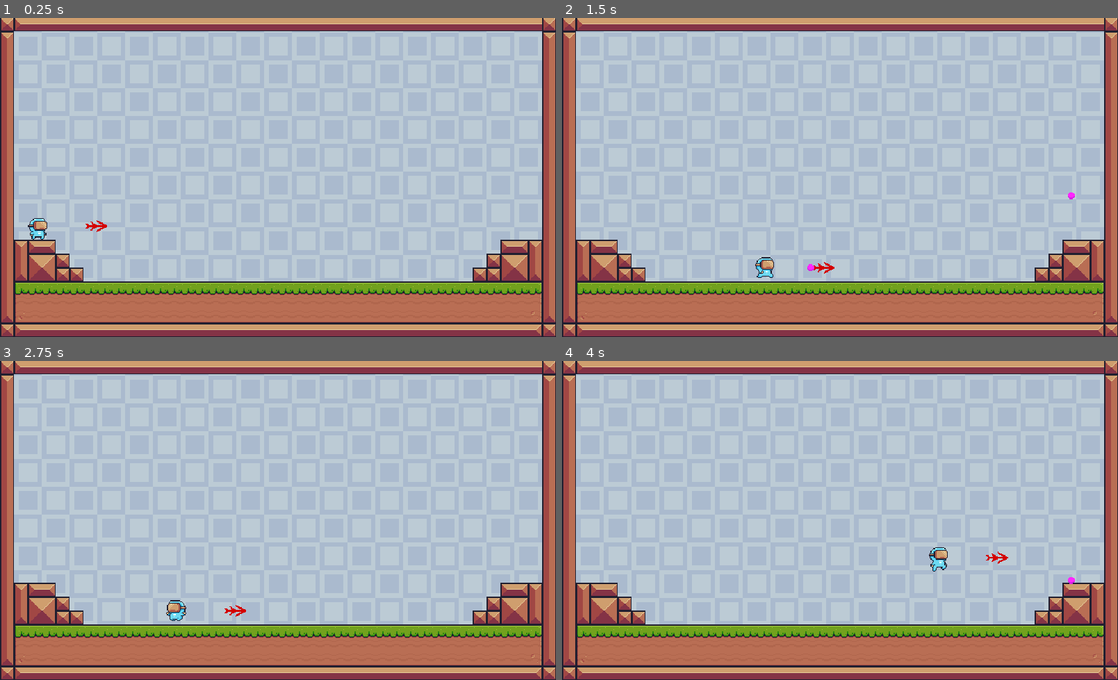
Above: before the commit, frames 1-4 (two rows, left to right).
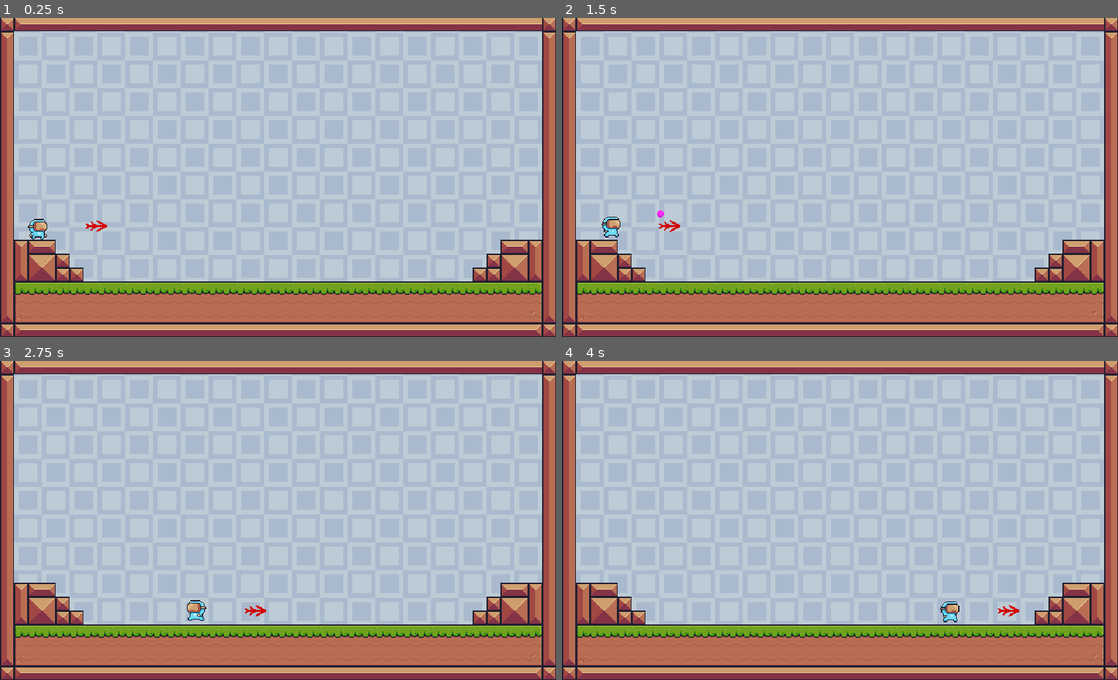
Above: after the commit, the same moments.

Repository: caphillips1/charlies-platformer
Game: Godot game, scene res://scenes/world.tscn
Same seed, same stepped clock (60 frames per second), same inputs: the game is played once before the commit and once after it.
Inputs:
- Up to frame 1 (0.25 s): no input
- Up to frame 2 (1.5 s): tap Enter (ui_accept) at 0.5, 0.77 s; hold Right (ui_right) from 0.53 s (still down); tap Shift (shoot) at 0.6, 1.35 s
- Up to frame 3 (2.75 s): tap Enter (ui_accept) at 1.52 s; release Right (ui_right) at 2.03 s; hold Left (ui_left) from 2.03 s (still down); tap Shift (shoot) at 2.1 s
- Up to frame 4 (4 s): release Left (ui_left) at 2.78 s; hold Right (ui_right) from 2.78 s (still down); tap Shift (shoot) at 2.85, 3.6 s; tap Enter (ui_accept) at 3.02, 3.77 s

The runs differ from the first frame. In frame 1, 0.1% of the frame differs, in the area x 5-9%, y 62-69%; in frame 2, 0.5%, in the area x 7-93%, y 54-82%; in frame 3, 0.5%; in frame 4, 0.5%.

Commit message:
Added recoil based physics for traversal mechanics

Diff:
--- a/projectile.gd
+++ b/projectile.gd
@@ -2,6 +2,7 @@
 
 @export var speed := 600.0
 var direction := Vector2.ZERO
+var velocity := Vector2.ZERO
 
 # Called when the node enters the scene tree for the first time.
 func _ready() -> void:
@@ -9,5 +10,17 @@
 
 
 # Called every frame. 'delta' is the elapsed time since the previous frame.
-func _process(delta: float) -> void:
-	position += direction * speed * delta
+func _physics_process(delta: float) -> void:
+	#position += direction * speed * delta
+
+	#Apply gravity
+	velocity.y += gravity * delta
+	#Move projectile
+	position += velocity * delta
+
+func launch(direction: Vector2):
+	#Set initial velocity
+	velocity = direction.normalized() * speed
+
+func _on_body_entered(body: Node2D) -> void:
+	queue_free()
--- a/projectile.tscn
+++ b/projectile.tscn
@@ -4,9 +4,10 @@
 [ext_resource type="Script" uid="uid://bvoks38r0s5bx" path="res://projectile.gd" id="1_qxf0c"]
 
 [sub_resource type="CircleShape2D" id="CircleShape2D_qxf0c"]
-radius = 4.0
+radius = 5.0
 
 [node name="Projectile" type="Area2D"]
+collision_layer = 3
 collision_mask = 16
 script = ExtResource("1_qxf0c")
 
@@ -18,3 +19,5 @@
 shape = SubResource("CircleShape2D_qxf0c")
 
 [node name="Timer" type="Timer" parent="."]
+
+[connection signal="body_entered" from="." to="." method="_on_body_entered"]
--- a/scenes/player.gd
+++ b/scenes/player.gd
@@ -2,14 +2,16 @@
 
 const SPEED := 200.0
 const JUMP_VELOCITY := -400.0
-const GRAVITY := 1200.0
+const GRAVITY := 900.0
 const CROSSHAIR_RADIUS := 64.0
+const RECOIL_MULTIPLIER := 0.7  # lower = less powerful, 1.0 = full
 
 @onready var projectile_scene = preload("res://Projectile.tscn")
 @onready var spawn_point = $ProjectileSpawn
 @onready var sprite = $AnimatedSprite2D
 @onready var crosshair = $Crosshair
 
+var just_recoiled := false
 var last_aim_direction := Vector2.RIGHT  # default aim direction if stick is idle
 
 func _physics_process(delta: float) -> void:
@@ -22,11 +24,10 @@
 		Input.get_action_strength("aim_right") - Input.get_action_strength("aim_left"),
 		Input.get_action_strength("aim_down") - Input.get_action_strength("aim_up")
 	)
-
 	if aim_vector.length() > 0:
 		last_aim_direction = aim_vector.normalized()
 
-	# Update crosshair based on last valid aim direction
+	# Update crosshair
 	crosshair.global_position = global_position + last_aim_direction * CROSSHAIR_RADIUS
 	crosshair.rotation = last_aim_direction.angle() + PI / 2
 
@@ -38,17 +39,42 @@
 	if Input.is_action_just_pressed("shoot"):
 		var p = projectile_scene.instantiate()
 		p.global_position = spawn_point.global_position
-		p.direction = last_aim_direction
 		get_tree().current_scene.add_child(p)
 
-	# Horizontal movement input
+		var launch_direction = last_aim_direction.normalized()
+		var projectile_speed = p.speed
+		p.launch(launch_direction)
+
+		if is_on_floor():
+			# Compute opposite recoil
+			var recoil_vector = -launch_direction * projectile_speed * RECOIL_MULTIPLIER
+			# Boost horizontal component significantly
+			var horizontal_boost := 400.0
+
+			# Apply the final velocity
+			velocity = recoil_vector
+
+
+			var extra_horizontal := 0.0 * RECOIL_MULTIPLIER
+			if recoil_vector.x < 0:
+				velocity.x -= extra_horizontal
+			elif recoil_vector.x > 0:
+				velocity.x += extra_horizontal
+			else:
+				velocity.x += extra_horizontal * (-1 if sprite.flip_h else 1)
+
+			just_recoiled = true
+
+	# Movement
+	if not just_recoiled and is_on_floor():
+		var direction := Input.get_axis("ui_left", "ui_right")
+		if direction:
+			velocity.x = direction * SPEED
+		else:
+			velocity.x = move_toward(velocity.x, 0, SPEED)
+
+	# Animation (run this regardless of recoil)
 	var direction := Input.get_axis("ui_left", "ui_right")
-	if direction:
-		velocity.x = direction * SPEED
-	else:
-		velocity.x = move_toward(velocity.x, 0, SPEED)
-
-	# Sprite flip and animation
 	if not is_on_floor():
 		sprite.play("jump")
 	elif direction < 0:
@@ -60,5 +86,11 @@
 	else:
 		sprite.play("idle")
 
-	# Apply movement
+	# Reset recoil flag
+	just_recoiled = false
+
+	# Debug: print horizontal velocity
+	print("vel.x =", velocity.x)
+
+	# Move the player
 	move_and_slide()
--- a/scenes/player.tscn
+++ b/scenes/player.tscn
@@ -202,7 +202,7 @@
 sprite_frames = SubResource("SpriteFrames_urp6f")
 animation = &"idle"
 autoplay = "idle"
-frame_progress = 0.92443
+frame_progress = 0.939916
 metadata/_edit_lock_ = true
 
 [node name="CollisionShape2D" type="CollisionShape2D" parent="."]
